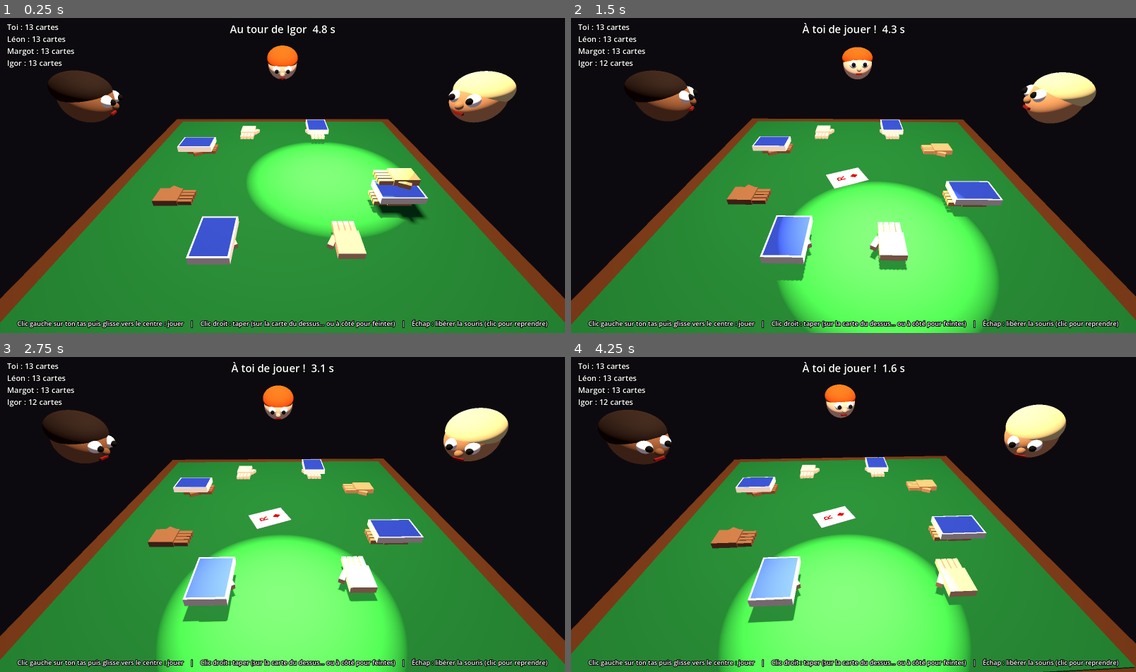
Above: before the commit, frames 1-4 (two rows, left to right).
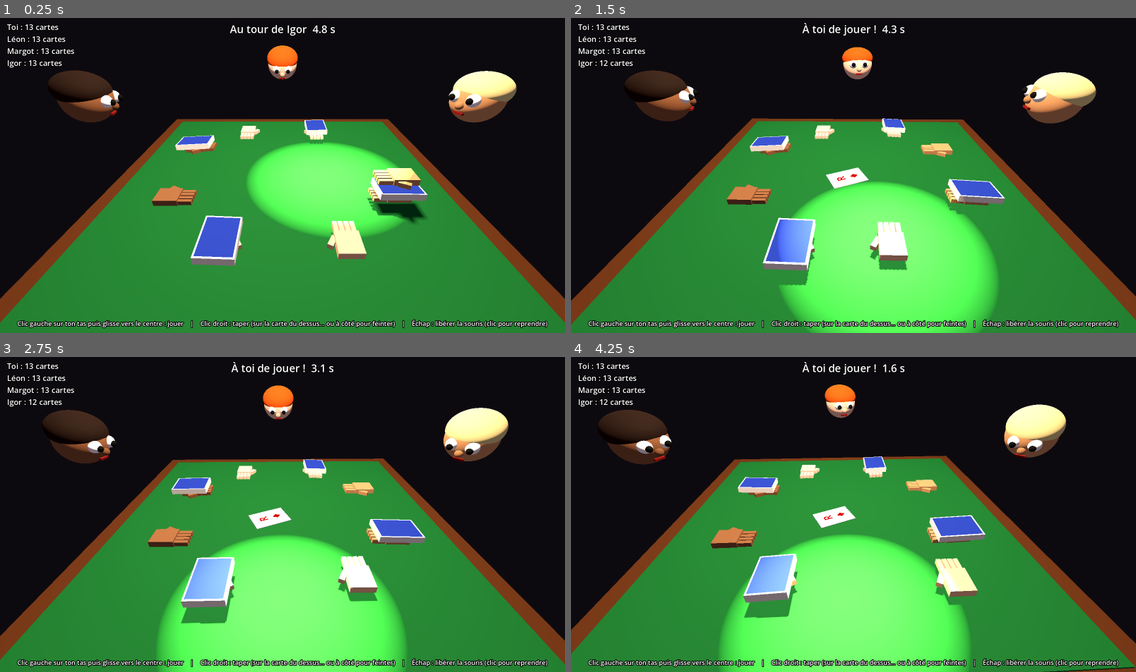
Above: after the commit, the same moments.

Repository: prenouil/Nervous
Game: Godot game, scene res://scenes/main.tscn
Same seed, same stepped clock (60 frames per second), same inputs: the game is played once before the commit and once after it.
Inputs (mouse positions are in pixels of both pictures, inside the frame that each line leads up to):
- Up to frame 1 (0.25 s): no input
- Up to frame 2 (1.5 s): tap Enter at 0.5 s; move the mouse to (881, 172) at 0.52 s; tap R at 0.6, 1.35 s; click (881, 172) at 0.67 s; move the mouse to (825, 175) at 1.27 s; click (825, 175) at 1.42 s
- Up to frame 3 (2.75 s): move the mouse to (293, 508) at 2.02 s; tap R at 2.1 s; click (293, 508) at 2.17 s
- Up to frame 4 (4.25 s): move the mouse to (847, 517) at 2.77 s; tap R at 2.85, 3.6 s; click (847, 517) at 2.92 s; move the mouse to (893, 517) at 3.52 s; click (893, 517) at 3.67 s

The runs differ from the first frame. In frame 1, 1.3% of the frame differs, in the area x 31-76%, y 32-79%; in frame 2, 1.8%, in the area x 31-77%, y 31-86%; in frame 3, 1.0%; in frame 4, 1.7%.

Commit message:
Verdict mis en scène (mains retirées une par une, cartes en rouge), carte retournée vers l'adversaire, main droite au-dessus du tas, balancier de la main gauche
Co-Authored-By: Claude Opus 5.5 <noreply@anthropic.com>

Diff:
--- a/scripts/game_server.gd
+++ b/scripts/game_server.gd
@@ -15,12 +15,14 @@
 signal slap_missed(player: int, pos: Vector2)                # tape à côté (feinte) : sans effet, la main remonte
 signal card_ejected(player: int, card: int)  # carte qui recouvrait la paire, renvoyée sous le tas de son propriétaire
 signal pile_taken(shares: Dictionary, reason: String)  # { joueur: cartes }, reason : "slap", "false_slap" ou "timeout"
+signal slap_judged(shares: Dictionary, reason: String, highlighted: int)  # verdict annoncé avant le ramassage ; highlighted : nombre de cartes du dessus en cause
 signal game_over(loser: int)
 
 const TURN_TIME := 5.0        # temps pour jouer sa carte
 const CARD_TRAVEL := 0.35     # durée du vol de la carte vers le centre
 const COVER_GRACE := 0.5      # temps pour taper encore une paire après l'atterrissage de la carte qui la recouvre
 const SLAP_WINDOW := 3.0      # temps pour taper une paire visible, puis temps de jugement après la première tape
+const REVEAL_TIME := 1.8      # après le verdict : les mains se retirent, les cartes en cause clignotent
 const RESOLVE_DELAY := 1.9    # pause après un ramassage, le temps de l'animation
 const HAND_RADIUS := 0.045    # rayon de la paume, pour juger si une tape touche
 const PILE_SPREAD_MIN := 0.03 # dispersion des cartes au centre : rayon au début...
@@ -198,8 +200,11 @@
 	_slap_order.clear()
 	_slap_positions.clear()
 	_center_layout.clear()
-	pile_taken.emit(rules.give_center_to(losers, rng), reason)
-	_after(RESOLVE_DELAY, func(): _continue_with(losers[0]))
+	var shares := rules.give_center_to(losers, rng)
+	slap_judged.emit(shares, reason, 2 if _slap_valid else 1)
+	_after(REVEAL_TIME, func():
+		pile_taken.emit(shares, reason)
+		_after(RESOLVE_DELAY, func(): _continue_with(losers[0])))
 
 
 # Temps écoulé : le joueur ramasse le tas du centre, puis on passe au suivant.
--- a/scripts/main.gd
+++ b/scripts/main.gd
@@ -40,6 +40,9 @@
 const HEAD_RETARGET := Vector2(0.3, 1.2)  # intervalle (s) entre deux changements de regard des visages
 const HEAD_CHAOS_CHANCE := 0.2    # chance de regarder ailleurs, au hasard
 const HEAD_TURN_SPEED := 7.0      # vitesse de rotation des visages
+const LEFT_SWAY_RADIUS := 0.012   # amplitude du balancier de la main gauche (mètres)
+const DECK_CLEARANCE := 0.012     # marge de la main droite au-dessus du tas de la main gauche
+const HAND_RADIUS := 0.045        # rayon de la paume
 const PICKUP_FLIGHT := 0.85       # durée du vol d'une carte ramassée
 const TABLE_LIMITS := Rect2(-0.6, -0.45, 1.2, 0.95)  # zone accessible à la main droite (x, z)
 
@@ -59,6 +62,8 @@
 var hand_tweens: Array = []
 var center_cards: Array[Node3D] = []
 var heads: Array[Node3D] = []        # visages des ordinateurs (null pour le joueur humain)
+var _left_phase: Array[Vector3] = []  # balancier de la main gauche : deux fréquences et une phase
+var _slap_sequence: Array[int] = []    # joueurs dont la main est posée sur le tas, dans l'ordre
 var _head_targets: Array[Vector3] = []
 var _head_retarget: Array[float] = []
 
@@ -94,6 +99,7 @@
 		hand_locked.append(false)
 		hand_tweens.append(null)
 		heads.append(null)
+		_left_phase.append(Vector3(randf_range(0.7, 1.3), randf_range(0.7, 1.3), randf() * TAU))
 		_head_targets.append(Vector3.ZERO)
 		_head_retarget.append(0.0)
 
@@ -112,6 +118,7 @@
 	server.card_played.connect(_on_card_played)
 	server.slap_registered.connect(_on_slap_registered)
 	server.slap_missed.connect(_on_slap_missed)
+	server.slap_judged.connect(_on_slap_judged)
 	server.card_ejected.connect(_on_card_ejected)
 	server.pile_taken.connect(_on_pile_taken)
 	server.game_over.connect(_on_game_over)
@@ -347,6 +354,7 @@
 	_update_turn_light(delta)
 	_update_human_hand(delta)
 	_update_heads(delta)
+	_update_left_hands()
 
 	if _turn_player >= 0:
 		_turn_left = maxf(0.0, _turn_left - delta)
@@ -387,7 +395,9 @@
 		# Pendant une animation, la cible suit la main pour éviter un saut ensuite.
 		_hand_target = Vector3(hand.global_position.x, HAND_Y, hand.global_position.z)
 		return
-	hand.global_position = hand.global_position.lerp(_hand_target, minf(1.0, delta * 25.0))
+	var goal := _hand_target
+	goal.y = _height_over_deck(goal)
+	hand.global_position = hand.global_position.lerp(goal, minf(1.0, delta * 25.0))
 
 
 # Un même mouvement de souris déplace la main de la même distance sur la table,
@@ -397,6 +407,31 @@
 		return
 	_hand_target.x = clampf(_hand_target.x + relative.x * HAND_SPEED, TABLE_LIMITS.position.x, TABLE_LIMITS.end.x)
 	_hand_target.z = clampf(_hand_target.z + relative.y * HAND_SPEED, TABLE_LIMITS.position.y, TABLE_LIMITS.end.y)
+
+
+# Hauteur de la main droite : elle monte pour passer par-dessus le tas de la main gauche.
+func _height_over_deck(pos: Vector3) -> float:
+	if counts[HUMAN] == 0:
+		return HAND_Y
+	var deck := _deck_top(HUMAN)
+	var outside := Vector2(
+		maxf(0.0, absf(pos.x - deck.x) - CARD_W / 2.0),
+		maxf(0.0, absf(pos.z - deck.z) - CARD_L / 2.0)).length()
+	var above := deck.y + DECK_CLEARANCE
+	# Montée progressive à l'approche du tas, pleine hauteur dès que la paume le survole.
+	var t := clampf((outside - HAND_RADIUS) / 0.04, 0.0, 1.0)
+	return maxf(HAND_Y, lerpf(above, HAND_Y, t))
+
+
+# La main gauche se balance doucement dans un petit cercle, comme un balancier.
+func _update_left_hands() -> void:
+	var t := Time.get_ticks_msec() / 1000.0
+	for p in SEATS:
+		var phase := _left_phase[p]
+		var circle := Vector3(cos(t * phase.x + phase.z), 0, sin(t * phase.y + phase.z)) * LEFT_SWAY_RADIUS
+		var bob := Vector3(0, sin(t * phase.x * 2.0 + phase.z) * 0.003, 0)
+		left_hands[p].position = LEFT_HAND_LOCAL + circle + bob
+		left_hands[p].rotation = Vector3(circle.z * 5.0, 0, -circle.x * 5.0)  # s'incline dans le sens du mouvement
 
 
 # Les visages regardent surtout le joueur actif, parfois le tas, parfois n'importe où.
@@ -549,12 +584,12 @@
 	# Le serveur a choisi où la carte atterrit (il en a besoin pour juger les tapes).
 	var start := node.global_position
 	var end := Vector3(landing.x, center_count * CARD_T + 0.001, landing.y)
-	# Retournement vers l'avant : le bord éloigné se lève, la face se montre aux adversaires.
+	# Retournement vers soi : le bord proche se lève, la face se montre d'abord à l'adversaire d'en face.
 	var flight := node.create_tween()
 	node.set_meta("flight", flight)
 	flight.tween_method(func(t: float):
 		node.global_position = start.lerp(end, t) + Vector3.UP * sin(t * PI) * 0.09
-		node.global_basis = Basis(Vector3.UP, lerp_angle(seat_yaw, end_yaw, t)) * Basis(Vector3.RIGHT, PI * (1.0 - t)),
+		node.global_basis = Basis(Vector3.UP, lerp_angle(seat_yaw, end_yaw, t)) * Basis(Vector3.RIGHT, -PI * (1.0 - t)),
 		0.0, 1.0, GameServer.CARD_TRAVEL)
 
 	if player != HUMAN:
@@ -593,7 +628,61 @@
 func _on_slap_registered(player: int, order: int, pos: Vector2) -> void:
 	if player == HUMAN:
 		_human_slap_answered = true
+	_turn_player = -1  # le jeu est bloqué par les mains : plus de compte à rebours
+	_slap_sequence.append(player)
 	_animate_slap(player, pos, order, true)
+
+
+# Verdict : on l'annonce, les mains se retirent une par une (la dernière posée d'abord),
+# et les cartes en cause clignotent en rouge, avant que le tas ne soit distribué.
+func _on_slap_judged(shares: Dictionary, reason: String, highlighted: int) -> void:
+	_turn_player = -1
+	_show_message(_pile_message(shares, reason), GameServer.REVEAL_TIME + 0.6)
+	var k := 0
+	for i in range(_slap_sequence.size() - 1, -1, -1):
+		var p := _slap_sequence[i]
+		var hand := right_hands[p]
+		var ht := _hand_tween(p)
+		ht.tween_interval(0.2 + k * 0.25)
+		ht.tween_property(hand, "global_position", hand.global_position + Vector3(0, 0.08, 0), 0.1)
+		ht.tween_property(hand, "global_position", _rest_pos(p), 0.2)
+		ht.tween_callback(func(): hand_locked[p] = false)
+		k += 1
+	_slap_sequence.clear()
+	var n := center_cards.size()
+	for i in range(maxi(0, n - highlighted), n):
+		_highlight(center_cards[i])
+
+
+# Cadre rouge qui pulse autour de la carte, et carte teintée de rouge.
+func _highlight(card_node: Node3D) -> void:
+	var frame_mat := StandardMaterial3D.new()
+	frame_mat.shading_mode = BaseMaterial3D.SHADING_MODE_UNSHADED
+	frame_mat.transparency = BaseMaterial3D.TRANSPARENCY_ALPHA
+	var border := 0.014
+	var y := CARD_T / 2.0 + 0.0005
+	var strips := [
+		[Vector2(CARD_W + border * 2.0, border), Vector3(0, y, CARD_L / 2.0 + border / 2.0)],
+		[Vector2(CARD_W + border * 2.0, border), Vector3(0, y, -CARD_L / 2.0 - border / 2.0)],
+		[Vector2(border, CARD_L), Vector3(CARD_W / 2.0 + border / 2.0, y, 0)],
+		[Vector2(border, CARD_L), Vector3(-CARD_W / 2.0 - border / 2.0, y, 0)]]
+	for strip in strips:
+		var mesh := PlaneMesh.new()
+		mesh.size = strip[0]
+		var inst := MeshInstance3D.new()
+		inst.mesh = mesh
+		inst.material_override = frame_mat
+		inst.position = strip[1]
+		card_node.add_child(inst)
+	var body: MeshInstance3D = card_node.get_child(0)
+	var body_mat: StandardMaterial3D = white_mat.duplicate()
+	body.material_override = body_mat
+	var pulse := card_node.create_tween().set_loops()
+	pulse.tween_method(func(t: float):
+		var glow := 0.5 - 0.5 * cos(t * TAU)
+		frame_mat.albedo_color = Color(1.0, 0.1, 0.1, lerpf(0.35, 1.0, glow))
+		body_mat.albedo_color = white_mat.albedo_color.lerp(Color(1.0, 0.45, 0.45), glow),
+		0.0, 1.0, 0.5)
 
 
 func _on_slap_missed(player: int, pos: Vector2) -> void:
@@ -606,7 +695,8 @@
 	_turn_player = -1
 	_drop_held_card()
 	var takers: Array = shares.keys()
-	_show_message(_pile_message(shares, reason))
+	if reason == "timeout":  # pour les tapes, le verdict a déjà été annoncé
+		_show_message(_pile_message(shares, reason))
 
 	# Les cartes du centre explosent vers le haut en tournoyant, puis plongent
 	# vers le tas de ceux qui ramassent (réparties une par une s'ils sont plusieurs).
--- a/tests/screenshot.gd
+++ b/tests/screenshot.gd
@@ -2,6 +2,7 @@
 # Lancer : Godot --path . --script res://tests/screenshot.gd -- <dossier> [secondes]
 # Produit : <dossier>/time.png après [secondes], plus slap.png et pickup.png
 # au premier ramassage d'au moins 3 cartes (pendant les tapes et pendant le vol des cartes).
+# Et judged.png pendant le premier verdict (mains qui se retirent, cartes en rouge).
 extends SceneTree
 
 var _out := "user://"
@@ -25,16 +26,17 @@
 	if server and not server.slap_registered.is_connected(_on_slap):
 		server.slap_registered.connect(_on_slap)
 		server.pile_taken.connect(_on_pile_taken)
+		server.slap_judged.connect(func(_s, _r, _h): if not _shots.has("judged"): _capture_later("judged", 0.9))
 	_wait -= delta
 	if _wait <= 0.0 and not _done_time:
 		_done_time = true
 		_capture("time")
-	if _done_time and _shots.has("pickup"):
+	if _done_time and _shots.get("pickup", false) and _shots.get("judged", false):
 		quit()
 	return false
 
 
-func _on_slap(_player: int, order: int) -> void:
+func _on_slap(_player: int, order: int, _pos: Vector2) -> void:
 	if order == 3 and not _shots.has("slap"):
 		_capture_later("slap", 0.12)
 
--- a/tests/test_server.gd
+++ b/tests/test_server.gd
@@ -21,7 +21,7 @@
 	_play_from(0)                     # centre : 2 (rang 1)
 	server.request_slap(2, _top())
 	server.request_slap(3, _top())
-	await _wait(GameServer.SLAP_WINDOW + 0.2)
+	await _wait(GameServer.SLAP_WINDOW + GameServer.REVEAL_TIME + 0.2)
 	_expect(last_take.get("reason") == "false_slap", "tape par erreur détectée")
 	_expect(last_take.get("shares", {}).keys() == [2, 3], "seuls les tapeurs se partagent : %s" % [last_take])
 
@@ -31,7 +31,7 @@
 	server.request_play(1)            # paire
 	server.request_slap(0, _top())
 	server.request_slap(1, _top())
-	await _wait(GameServer.SLAP_WINDOW + 0.2)
+	await _wait(GameServer.SLAP_WINDOW + GameServer.REVEAL_TIME + 0.2)
 	_expect(last_take.get("reason") == "slap", "tape valide")
 	_expect(last_take.get("shares", {}).keys() == [2, 3], "non-tapeurs perdants : %s" % [last_take])
 
@@ -53,7 +53,7 @@
 	await _wait(GameServer.CARD_TRAVEL + GameServer.COVER_GRACE + 0.2)
 	ejected.clear()
 	server.request_slap(3, _top())
-	await _wait(GameServer.SLAP_WINDOW + 0.2)
+	await _wait(GameServer.SLAP_WINDOW + GameServer.REVEAL_TIME + 0.2)
 	_expect(ejected.is_empty() and last_take.get("reason") == "false_slap", "tape trop tardive = erreur : %s" % [last_take])
 
 	# 5. Feinte : taper à côté ne compte pas, la tape suivante sur la carte compte.
Not shown, changed: docs/regles.md
